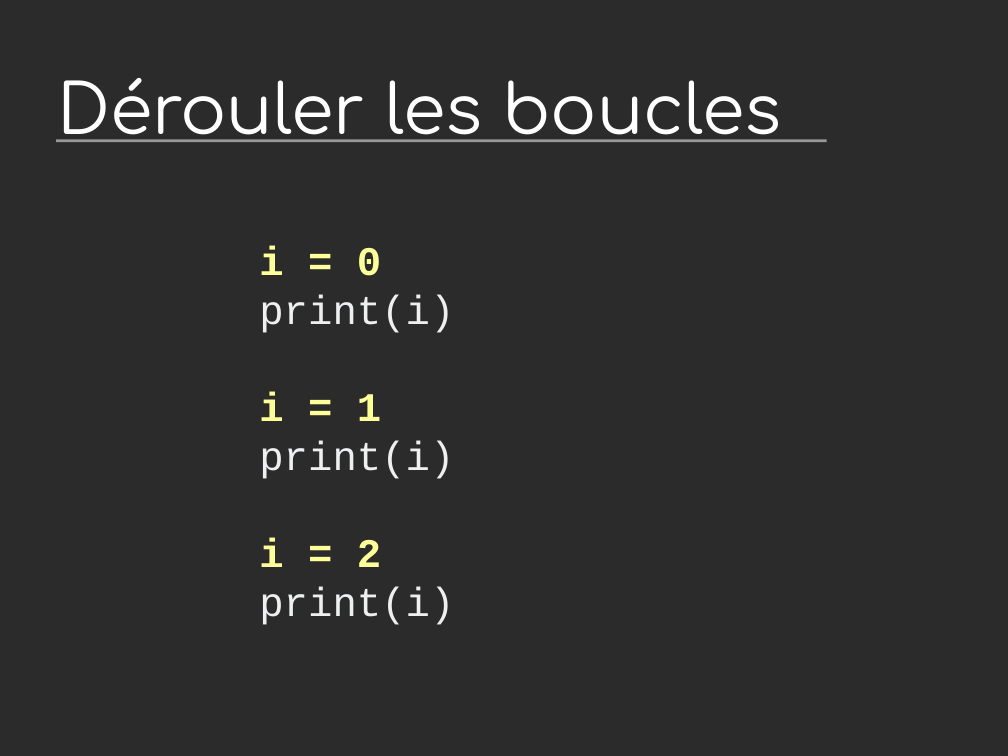
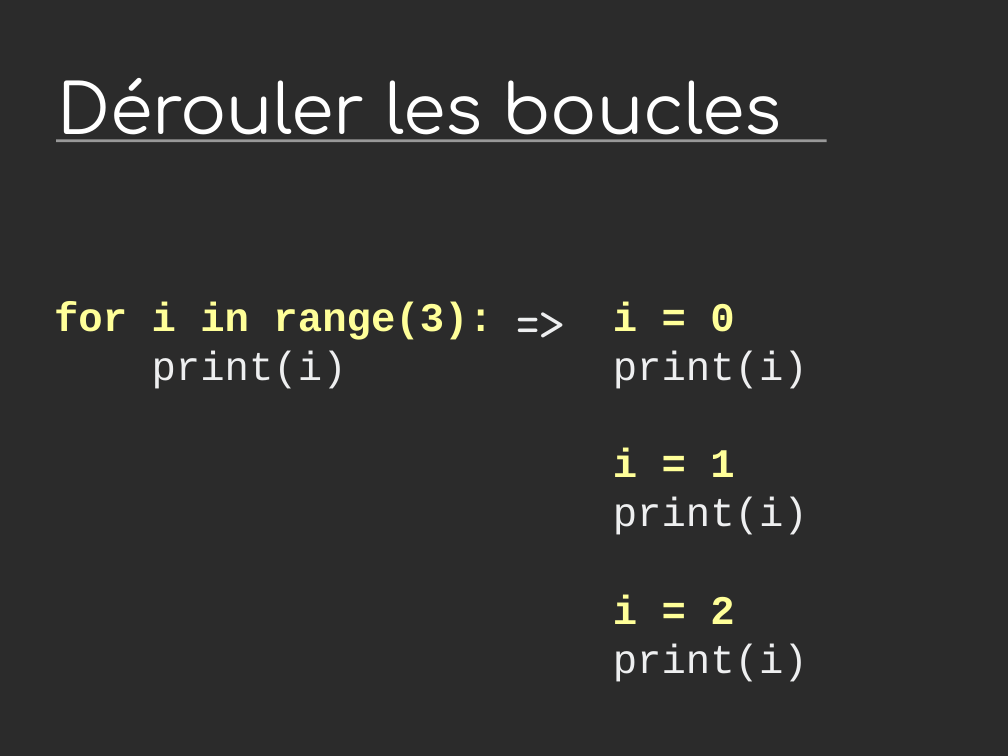
Before and after one commit to vstinner/talks, a slide deck: slide 15 of 2015-dev-var-Toulon/fat_python.odp (slide 13 before the commit). Drawn at 1008x756 pixels with LibreOffice and Linux fonts; fonts in the diff are those of the drawing; background and template pictures are left out; a plain dark background stands for a picture behind light text. Boxes give left, top, right and bottom in pixels: in the first picture for what was removed or moved away, otherwise in the second. Text is boxed around its words. In the diff, an @@ line names an element or a change of style, - is before the commit and + after.

```diff
--- a/2015-dev-var-Toulon/fat_python.odp
+++ b/2015-dev-var-Toulon/fat_python.odp
@@ text added at [508, 291, 574, 351], 36 pt, text #EEEFF0 @@
+=>
@@ text "i = 0 print(i) i ...": place and size @@
-text "i = 0 print(i) i ..." at [259, 245, 454, 625]
+text "i = 0 print(i) i ..." at [613, 302, 808, 682]
@@ text added at [54, 302, 492, 389], 32 pt, text #FFFF99, bold @@
+for i in range(3):
+print(i)
```
Also in this commit, not shown: 6 other slides changed, 4 slides added, 1 other file.
